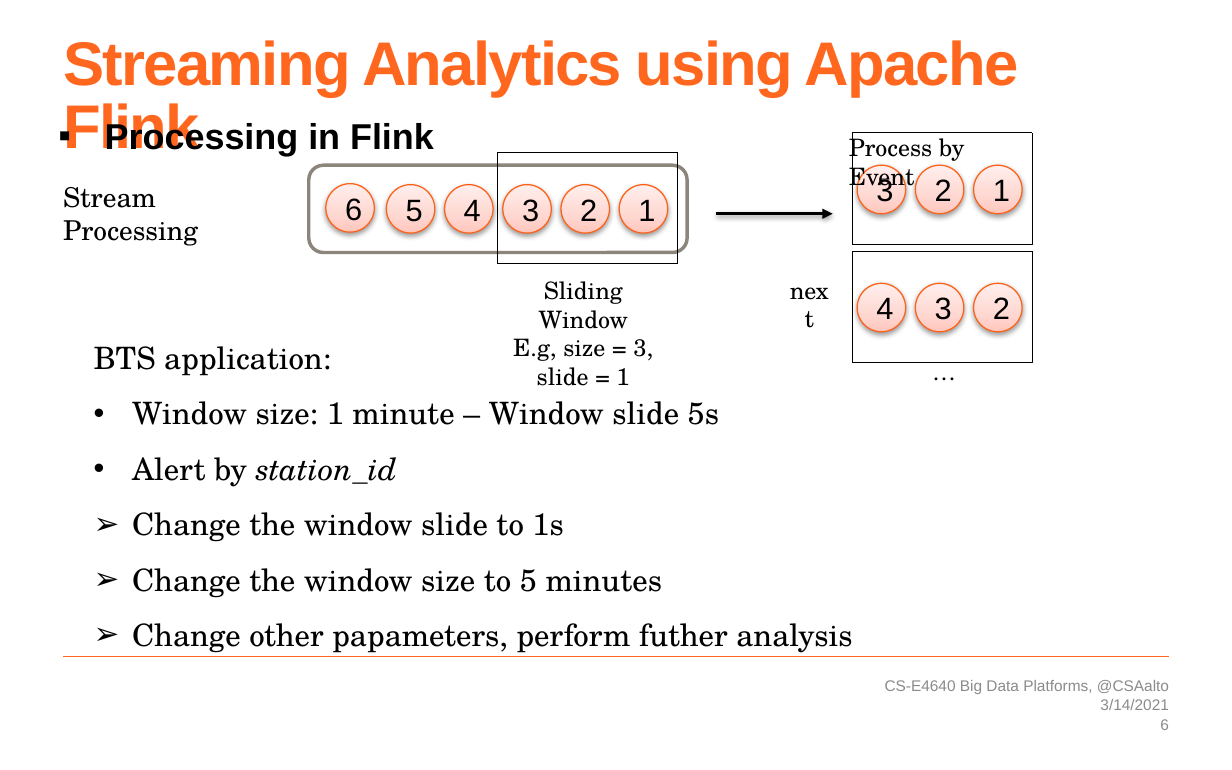
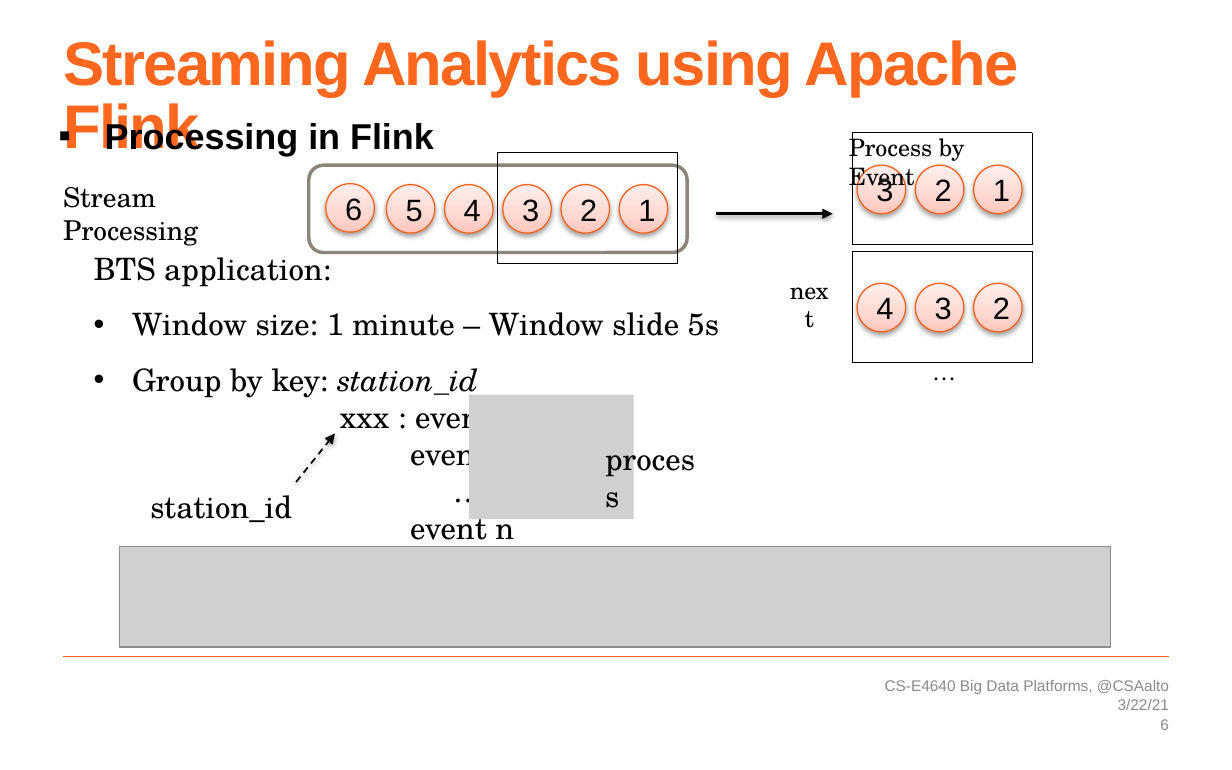
Before and after one commit to rdsea/bigdataplatforms, a slide deck: slide 6 of tutorials/streamingwithflink/slides/cs-e4640-hands-on-flink-streaming.pptx. Drawn at 1232x770 pixels with LibreOffice and Linux fonts; fonts in the diff are those of the drawing; grey boxes stand for pictures; background and template pictures are left out. Boxes give left, top, right and bottom in pixels: in the first picture for what was removed or moved away, otherwise in the second. Text is boxed around its words. In the diff, an @@ line names an element or a change of style, - is before the commit and + after.

Commit message:
update slide flink

```diff
--- a/tutorials/streamingwithflink/slides/cs-e4640-hands-on-flink-streaming.pptx
+++ b/tutorials/streamingwithflink/slides/cs-e4640-hands-on-flink-streaming.pptx
@@ text "BTS application:": place and size @@
-text "BTS application:" at <box>94,346,852,653</box>
+text "BTS application:" at <box>94,249,719,548</box>
@@ text removed at <box>513,281,653,386</box> @@
-Sliding Window
-E.g, size = 3, slide = 1
@@ text at <box>132,368,517,548</box>: text changed @@
-• Alert by station_id
-➢ Change the window slide to 1s
-➢ Change the window size to 5 minutes
-➢ Change other papameters, perform futher analysis
+• Group by key: station_id
+    xxx : event 1
+    event 2
+    …
+    event n
@@ picture added at <box>469,394,634,519</box> @@
@@ arrow added from (296, 482) to (335, 434), #000000 1 pt dashed @@
@@ text added at <box>605,440,708,477</box>, 18 pt, text #000000 @@
+process
@@ text added at <box>150,495,292,522</box>, 18 pt, text #000000 @@
+station_id
@@ picture added at <box>120,547,1111,647</box> @@
@@ text at <box>1118,699,1169,710</box>: text changed @@
-3/14/2021
+3/22/21
```
Also in this commit, not shown: 7 other slides changed, 1 slide added.
